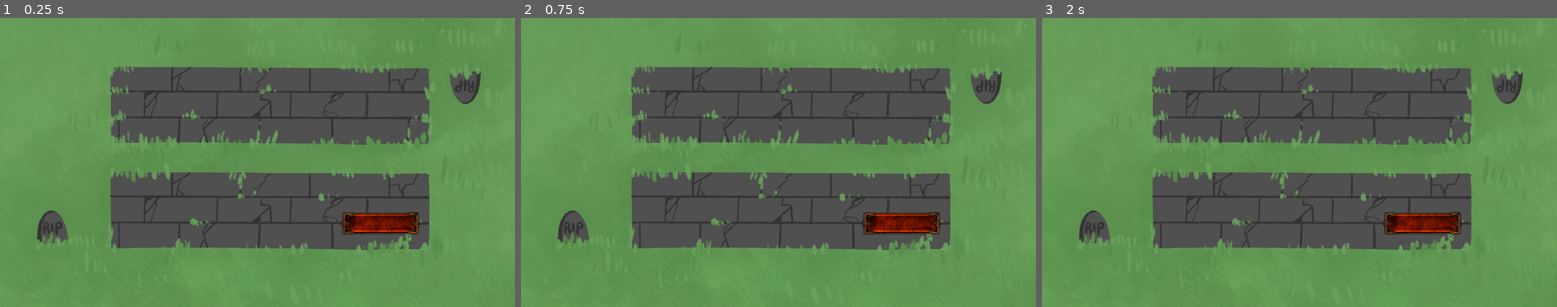
Above: before the commit, frames 1-3 (left to right).
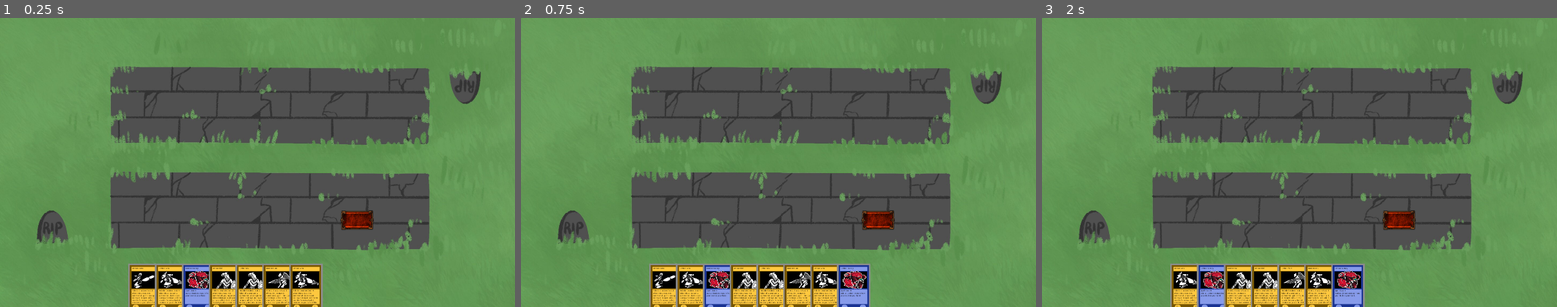
Above: after the commit, the same moments.

Repository: MetalBox47/CMPS-401-01-Project
Game: Godot game, scene res://PlaySpace/Playspace.tscn
Two runs of this game, one before a commit and one after it. Both use one fixed random seed, a clock stepped at 60 frames per second and the inputs below. The project has no main scene, so this scene is started directly.
Inputs (mouse positions are in pixels of both pictures, inside the frame that each line leads up to; where the layout moved, square brackets give the same spot in the first picture):
- Up to frame 1 (0.25 s): no input
- Up to frame 2 (0.75 s): click (876, 220) [902, 223] at 0.5 s
- Up to frame 3 (2 s): click (1186, 286) at 1.27 s

The runs differ from the first frame. In frame 1, 6.7% of the frame differs, in the area x 24-82%, y 66-100%; in frame 2, 7.5%; in frame 3, 6.7%.
Error before the commit: Parse Error: The function "playCard" already exists in this class (at line 46). (res://PlaySpace/Playspace.gd:50)
Error after the commit: Attempt to call function 'get_children' in base 'null instance' on a null instance. (res://PlaySpace/Playspace.gd:105)

Commit message:
Added Graveyard Functionality

Diff:
--- a/PlaySpace/Playspace.gd
+++ b/PlaySpace/Playspace.gd
@@ -18,6 +18,7 @@
 #var window = Vector2(windowWidth, windowHeight)
 
 var incrementer = 0
+var fieldIncrementer = 0
 # Draws a card from the deck
 func drawCard():
 	if DeckSize <= 0:
@@ -45,10 +46,6 @@
 
 func playCard(card):
 	$Cards.remove_child(card)
-	$"VBoxContainer/Player1Side/VBoxContainer/VBoxContainer/HBoxContainer/Left Gap".add_child(card)
-
-func playCard(card):
-	$Cards.remove_child(card)
 
 	var fieldSpot = get_node("VBoxContainer/Player1Side/VBoxContainer/VBoxContainer/HBoxContainer/Left Gap")
 	var CardPos_x = fieldSpot.rect_global_position.x
@@ -56,9 +53,8 @@
 	card.rect_position = Vector2(CardPos_x+fieldIncrementer, CardPos_y)
 	card.rect_scale *= CardSize/card.rect_size
 
-	var field = $PlayerField.get_children()
-
 	$PlayerField.add_child(card)
+	card.state = "OutHand"
 	card.setPlay(true)
 
 	fieldIncrementer += 180
@@ -73,14 +69,44 @@
 		card.rect_position = Vector2(CardPos_x+incrementer, CardPos_y)
 		incrementer += 100
 
+func killCard(card):
+	$PlayerField.remove_child(card)
+
+	var graveyard = get_node("Graveyard/HBoxContainer")
+	var CardPos_x = graveyard.rect_global_position.x
+	var CardPos_y = graveyard.rect_global_position.y
+	card.rect_position = Vector2(CardPos_x, CardPos_y)
+	card.rect_scale *= CardSize/card.rect_size
+
+	$Graveyard.add_child(card)
+
+func updateField():
+	fieldIncrementer = 0
+	var field = $PlayerField.get_children()
+	for card in field:
+		var PlayerFieldNode = get_node("VBoxContainer/Player1Side/VBoxContainer/VBoxContainer/HBoxContainer/Left Gap")
+		var CardPos_x = PlayerFieldNode.rect_global_position.x
+		var CardPos_y = PlayerFieldNode.rect_global_position.y
+		card.rect_position = Vector2(CardPos_x+fieldIncrementer, CardPos_y)
+		fieldIncrementer += 180
+
 func _input(event):
+	var playing = false
 	if Input.is_action_just_released("leftclick"):
 		var cards = $Cards.get_children()
 		for card in cards:
 			if card.state == "InHand":
+				playing = true
 				playCard(card)
 				PlayerHandSize -= 1
 				updateHand()
+
+		if !playing:
+			var field = $PlayerField.get_children()
+			for card in field:
+				if card.state == "InHand":
+					killCard(card)
+					updateField()
 
 func _ready():
 	# Setting the scale of the background to fit the window
